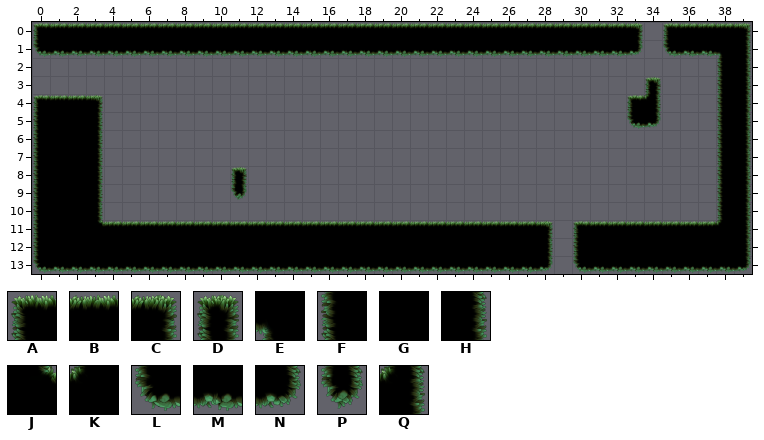
A Tiled map gets an edit: Assets/Levels/Forest10/Forest10.tmx. This is how it looked before the edit.
Cells are 128x128 px. Shown: x 0..39, y 0..13. The old version is drawn lined up with the new one.
Key: from "MossyTileSet": A 0, B 1, C 2, D 3, E 5, F 7, G 8, H 9, J 11, K 12, L 14, M 15, N 16, P 17, Q 36.
_ is an empty cell.
Layers that did not change in this view are not listed.
Layer "Camada de Blocos 1" before, first column x 0:
 0 ABBBBBBBBBBBBBBBBBBBBBBBBBBBBBBBBC_ABBBC
 1 LMMMMMMMMMMMMMMMMMMMMMMMMMMMMMMMMN_LMMEH
 2 ______________________________________FH
 3 __________________________________D___FH
 4 ABBC_____________________________AQ___FH
 5 FGGH_____________________________LN___FH
 6 FGGH__________________________________FH
 7 FGGH__________________________________FH
 8 FGGH_______D__________________________FH
 9 FGGH_______P__________________________FH
10 FGGH__________________________________FH
11 FGGJBBBBBBBBBBBBBBBBBBBBBBBBC_ABBBBBBBKH
12 FGGGGGGGGGGGGGGGGGGGGGGGGGGGH_FGGGGGGGGH
13 LMMMMMMMMMMMMMMMMMMMMMMMMMMMN_LMMMMMMMMN
The same view after the edit:
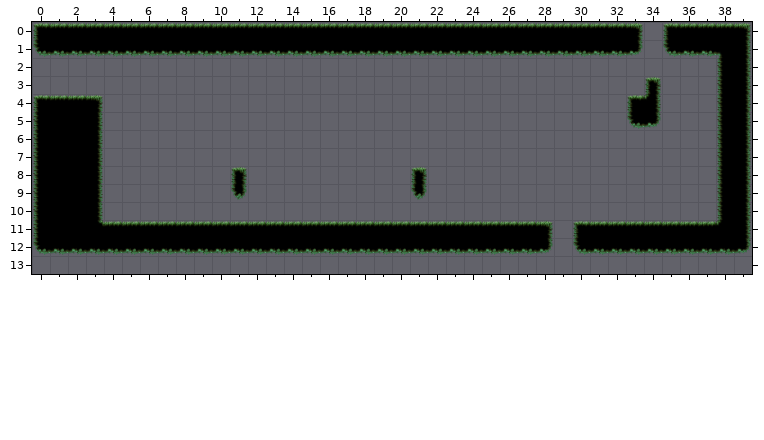
Change:
map size 40x16 -> 40x13 cells (old content now starts at 0,-1; both pictures use the new coordinates)
Layer "Camada de Blocos 1":
The edit adds tile D in row 8 at x 21.
Tile F gives way to tile L in row 12 at x 0 and 30.
Tile G gives way to tile M in row 12 at x 1 to 27 and 31 to 38.
Tile H gives way to tile N in row 12 at x 28 and 39.
The edit adds tile P in row 9 at x 21.
The edit erases tile L in row 13 at x 0 and 30.
The edit erases tile M in row 13 at x 1 to 27 and 31 to 38.
The edit erases tile N in row 13 at x 28 and 39.
Pixel boxes of the changes (left, top, right, bottom) in both pictures:
added: (411, 167, 427, 200)
changed: (33, 242, 553, 273)
changed: (573, 242, 751, 273)
